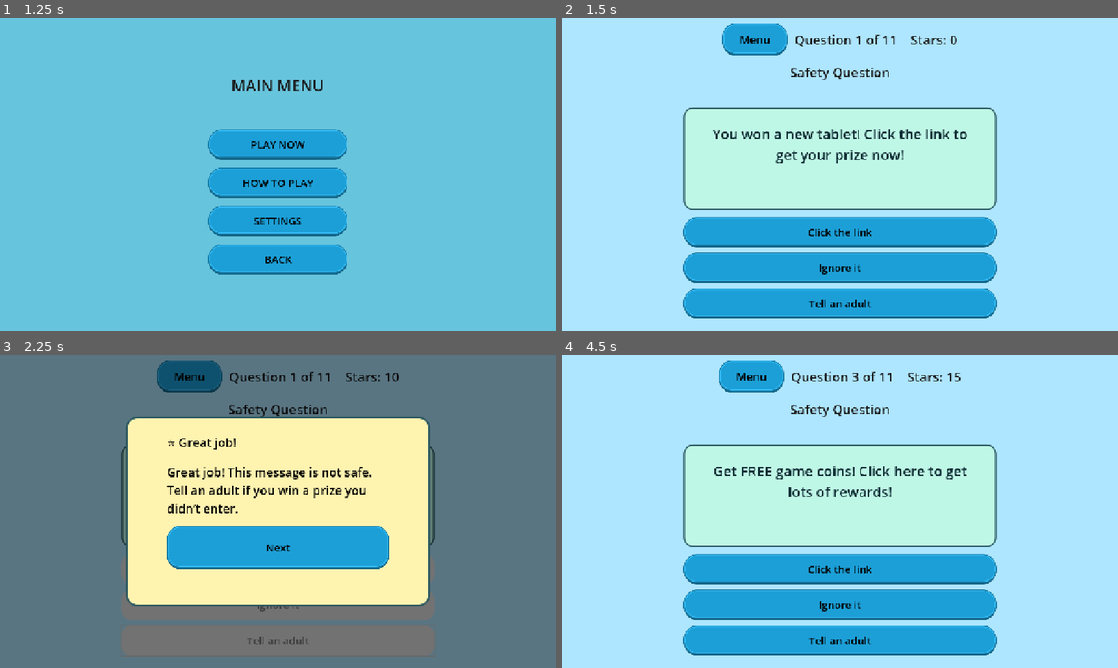
Above: before the commit, frames 1-4 (two rows, left to right).
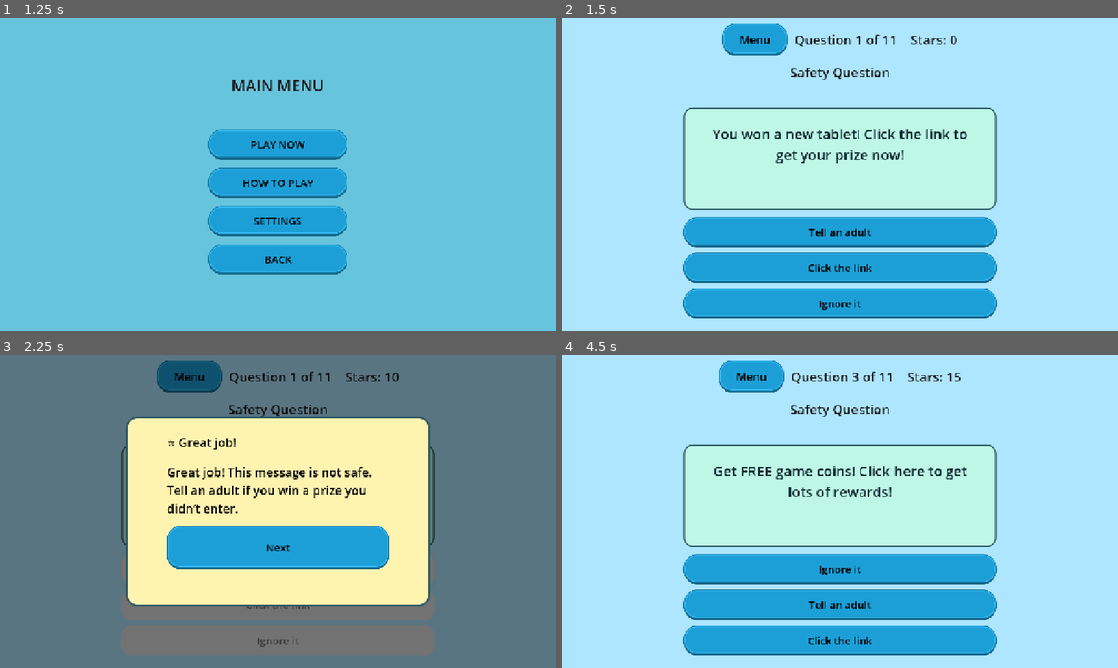
Above: after the commit, the same moments.

Repository: stackedStewart/online-safety-gamified-prototype
Game: Godot game, scene res://scenes/main.tscn
The game is run twice, just before and just after one commit, with the same random seed, the same clock (stepped at 60 frames per second) and the same inputs.
Inputs:
- Up to frame 1 (1.25 s): click "START GAME" at 0.5 s
- Up to frame 2 (1.5 s): click "PLAY NOW" at 1.25 s
- Up to frame 3 (2.25 s): click "Tell an adult" at 2 s
- Up to frame 4 (4.5 s): click "Next" at 2.75 s; click "Ignore it" at 3.5 s; click "Next" at 4.25 s

Frame 1 is identical in both runs. In frame 2, 0.5% of the frame differs, in the area x 44-56%, y 67-94%; in frame 3, 0.4%; in frame 4, 0.5%, in the area x 44-56%, y 67-93%.

Commit message:
answers in the challenge_shell change at random

Diff:
--- a/scenes/challenge_shell.gd
+++ b/scenes/challenge_shell.gd
@@ -27,9 +27,9 @@
 	overlay.visible = false
 
 	back_button.pressed.connect(_on_back_pressed)
-	option_a.pressed.connect(func(): _on_option_pressed(0))
-	option_b.pressed.connect(func(): _on_option_pressed(1))
-	option_c.pressed.connect(func(): _on_option_pressed(2))
+	option_a.pressed.connect(func(): _on_option_pressed(option_a))
+	option_b.pressed.connect(func(): _on_option_pressed(option_b))
+	option_c.pressed.connect(func(): _on_option_pressed(option_c))
 	next_button.pressed.connect(_on_next_pressed)
 
 	_load_scenarios()
@@ -78,9 +78,41 @@
 
 	scenario_label.text = str(s.get("prompt", ""))
 	var opts: Array = s.get("options", [])
-	option_a.text = str(opts[0]) if opts.size() > 0 else "Option A"
-	option_b.text = str(opts[1]) if opts.size() > 1 else "Option B"
-	option_c.text = str(opts[2]) if opts.size() > 2 else "Option C"
+	var correct_index: int = int(s.get("correct_index", 0))
+
+	var answers: Array[Dictionary] = []
+
+	for i in range(opts.size()):
+		answers.append({
+			"text": str(opts[i]),
+			"is_correct": i == correct_index
+		})
+
+	answers.shuffle() # uses engines Random number generator
+
+	var buttons := [option_a, option_b, option_c]
+
+	for i in range(buttons.size()):
+		var button: Button = buttons[i]
+
+		if i < answers.size():
+			button.text = answers[i]["text"]
+			button.set_meta("is_correct", answers[i]["is_correct"])
+			button.disabled = false
+			button.visible = true
+		else:
+			button.text = "Option"
+			button.set_meta("is_corect", false)
+			button.disabled = true
+			button.visible = false
+
+
+
+
+
+	#option_a.text = str(opts[0]) if opts.size() > 0 else "Option A"
+	#option_b.text = str(opts[1]) if opts.size() > 1 else "Option B"
+	#option_c.text = str(opts[2]) if opts.size() > 2 else "Option C"
 
 	option_a.disabled = false
 	option_b.disabled = false
@@ -93,13 +125,12 @@
 func _update_xp() -> void:
 	xp_label.text = "Stars: %d" % GameState.xp
 
-func _on_option_pressed(chosen_index: int) -> void:
+func _on_option_pressed(button: Button) -> void:
 	if awaiting_next:
 		return
 
 	var s: Dictionary = scenarios[current_index]
-	var correct_index: int = int(s.get("correct_index", 0))
-	var is_correct := chosen_index == correct_index
+	var is_correct: bool = bool(button.get_meta("is_correct", false))
 
 	var correct_msg := str(s.get("feedback_correct", "Well done!"))
 	var wrong_msg := str(s.get("feedback_wrong", "Nice try!"))
